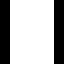
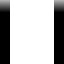
Layered file, before and after one edit (64 x 64). Changes by layer:
painted on "Background" over (0, 0, 64, 12)
